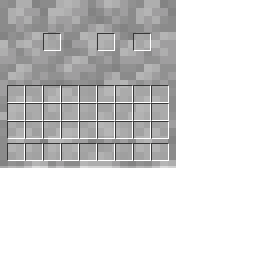
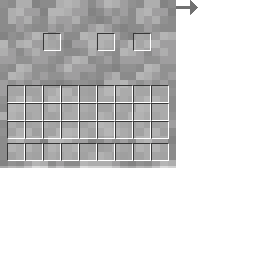
Layer changes from the first w=256, h=256 image to the second:
added layer "Pasted Layer" above "cobblestone.png copy" over [176,0,198,15]
